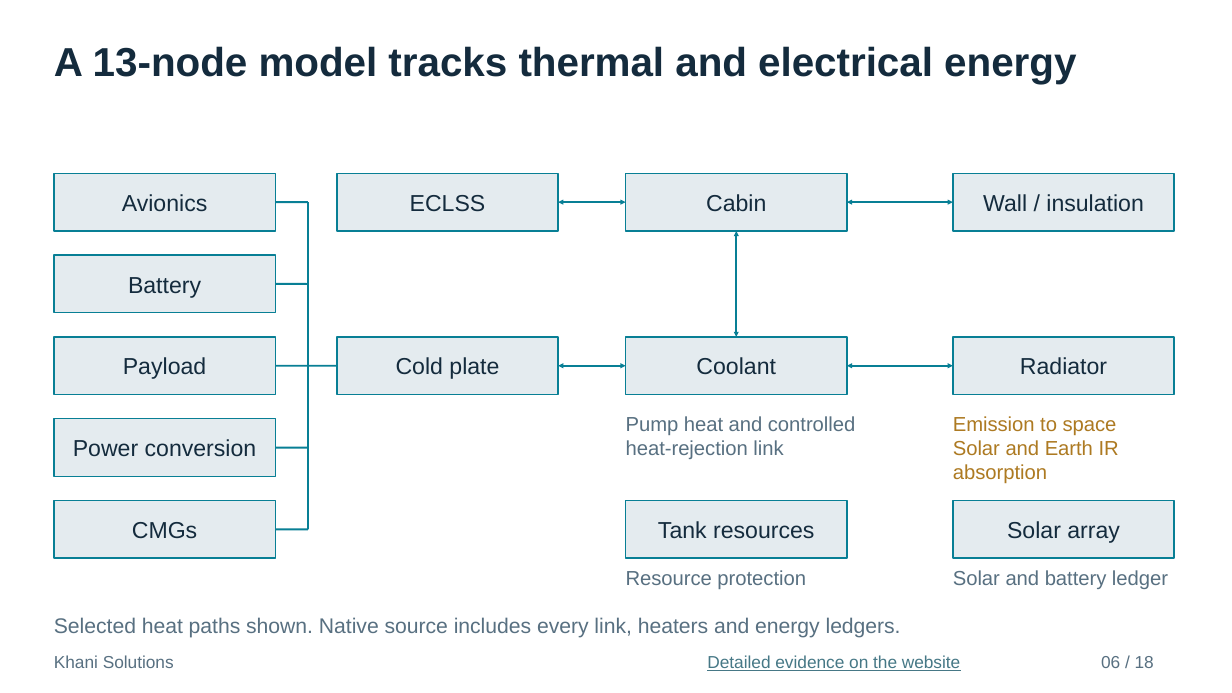
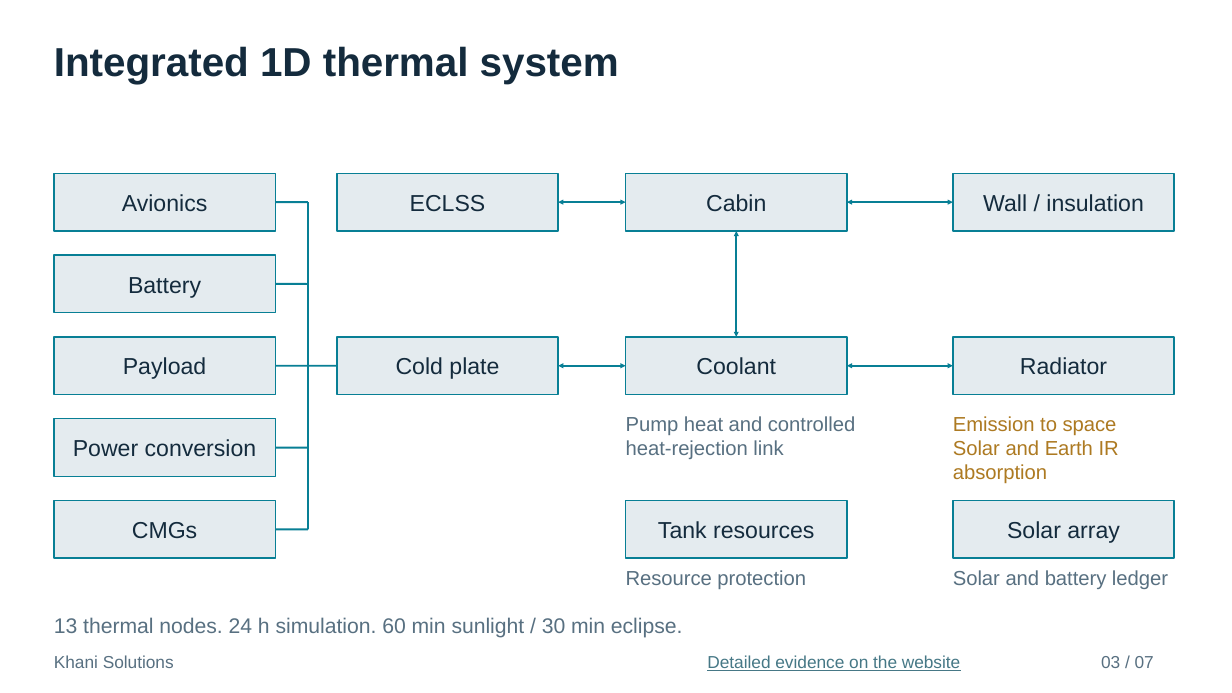
Before and after one commit to mrkhani88/khani-solutions-site, a slide deck: slide 3 of assets/studies/vast-haven-1/interview/Haven1_Thermal_Engineering_Interview.pptx (slide 6 before the commit). Drawn at 1232x693 pixels with LibreOffice and Linux fonts; fonts in the diff are those of the drawing. Boxes give left, top, right and bottom in pixels: in the first picture for what was removed or moved away, otherwise in the second. Text is boxed around its words. In the diff, an @@ line names an element or a change of style, - is before the commit and + after.

```diff
--- a/assets/studies/vast-haven-1/interview/Haven1_Thermal_Engineering_Interview.pptx
+++ b/assets/studies/vast-haven-1/interview/Haven1_Thermal_Engineering_Interview.pptx
@@ text at (54, 46, 619, 84): text changed @@
-A 13-node model tracks thermal and electrical energy
+Integrated 1D thermal system
@@ text at (54, 617, 683, 638): text changed @@
-Selected heat paths shown. Native source includes every link, heaters and energy ledgers.
+13 thermal nodes. 24 h simulation. 60 min sunlight / 30 min eclipse.
@@ text at (1101, 656, 1154, 668): text changed @@
-06 / 18
+03 / 07
```
Also in this commit, not shown: 5 other slides changed, 1 slide added, 12 slides removed, 4 other files.
